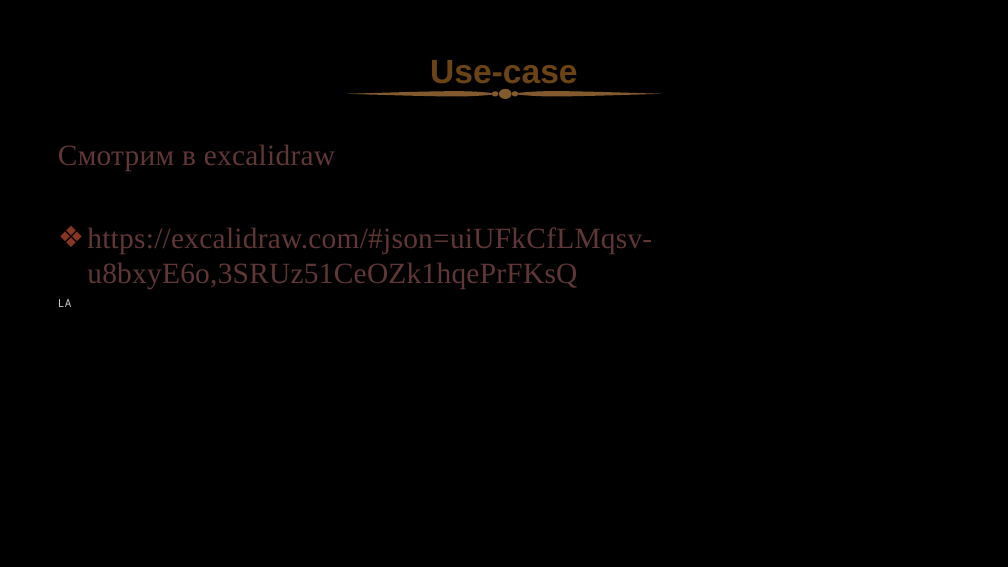
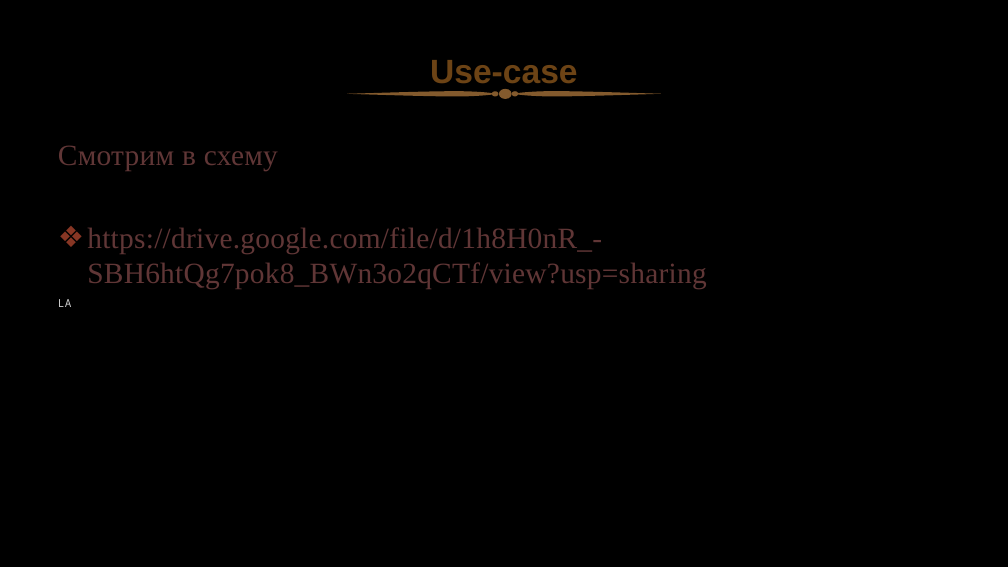
Before and after one commit to StasMerzlyakov/go-musthave-diploma-tpl, a slide deck: slide 2 of Presentation.pptx. Drawn at 1008x567 pixels with LibreOffice and Linux fonts; fonts in the diff are those of the drawing; background and template pictures are left out. Boxes give left, top, right and bottom in pixels: in the first picture for what was removed or moved away, otherwise in the second. Text is boxed around its words. In the diff, an @@ line names an element or a change of style, - is before the commit and + after.

```diff
--- a/Presentation.pptx
+++ b/Presentation.pptx
@@ text at <box>58,145,706,289</box>: text changed @@
-Смотрим в excalidraw
-❖ https://excalidraw.com/#json=uiUFkCfLMqsv-u8bxyE6o,3SRUz51CeOZk1hqePrFKsQ
+Смотрим в схему
+❖ https://drive.google.com/file/d/1h8H0nR_-SBH6htQg7pok8_BWn3o2qCTf/view?usp=sharing
```
Also in this commit, not shown: 2 other slides changed, 2 slides removed, 1 other file.
